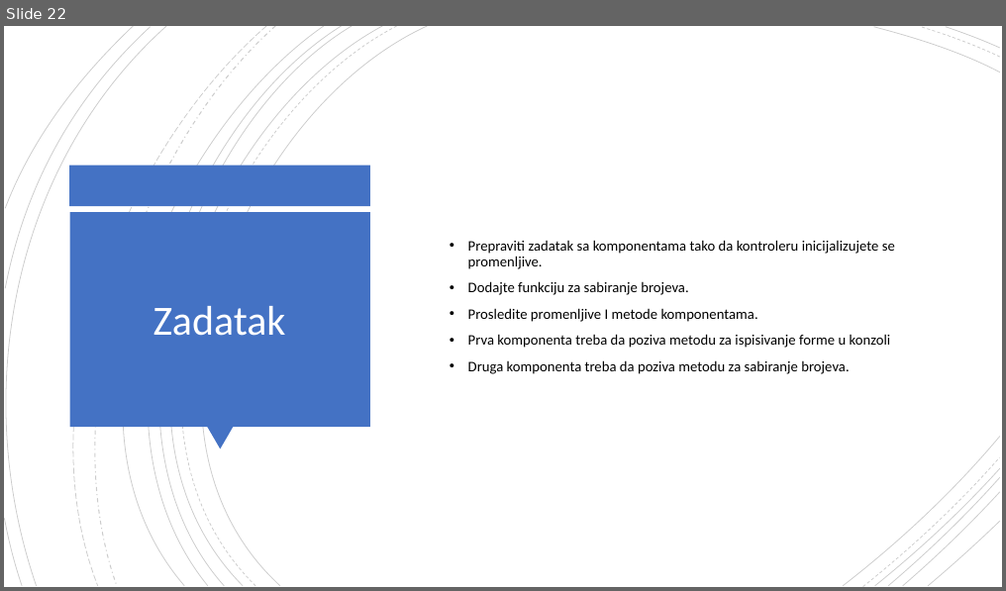
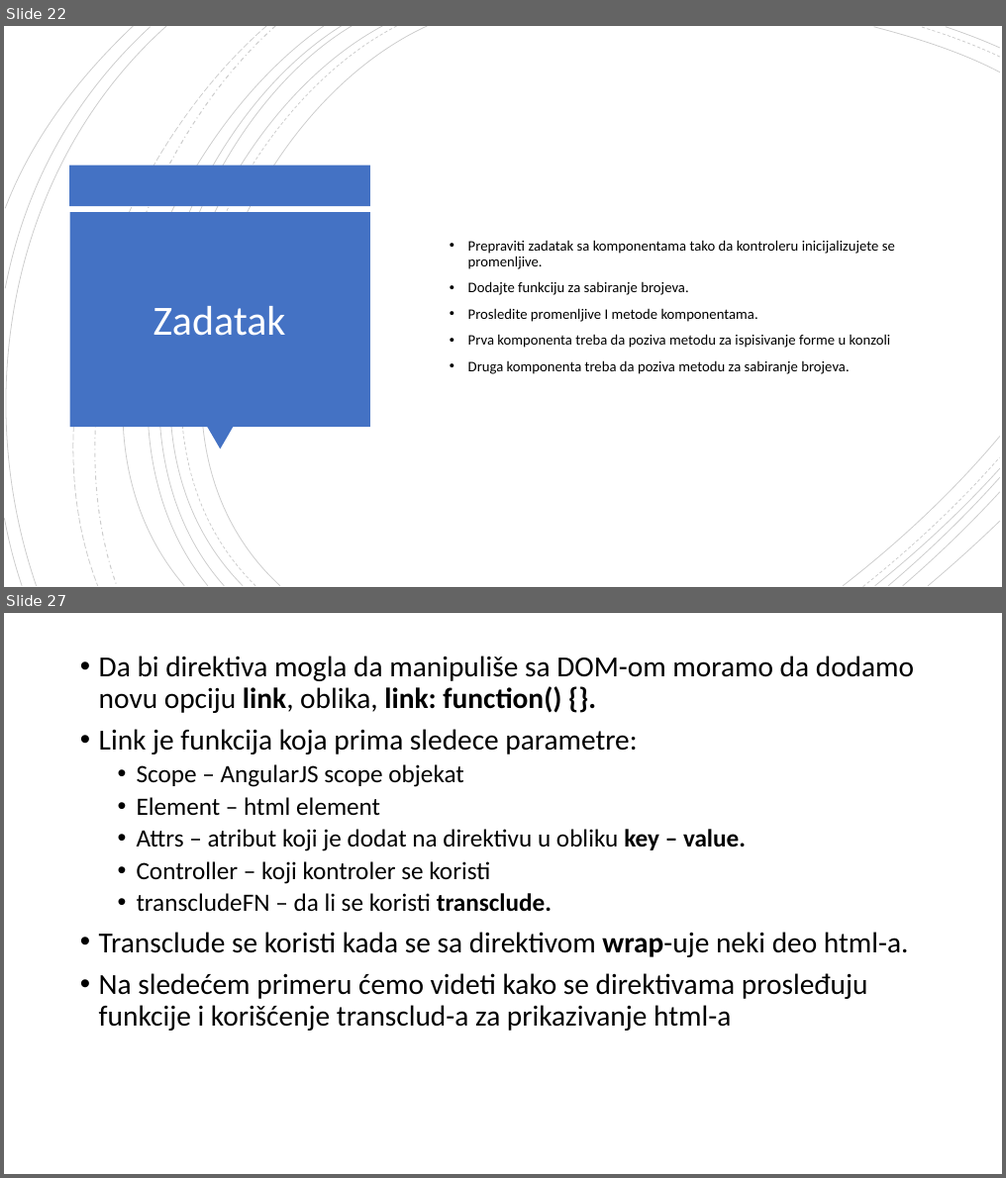
Before and after one commit to daniloMogin/kurs, a slide deck: AngularJS.pptx. Shown one above the other, each under a label of ours: slide 22 before the commit, slides 22 and 27 after it; the slides between them are not shown. The pictures are 1006x591 and 1006x1178 pixels, drawn with LibreOffice and Linux fonts; fonts in the diff are those of the drawing. Boxes give left, top, right and bottom in pixels: in the first picture for what was removed or moved away, otherwise in the second. Text is boxed around its words. In the diff, an @@ line names an element or a change of style, - is before the commit and + after.

```diff
--- a/AngularJS.pptx
+++ b/AngularJS.pptx
@@ slide 27 added at box(4, 613, 1002, 1174), background #FFFFFF @@
@@ text added at box(99, 656, 914, 1031), 28 pt, text #000000 @@
+• Da bi direktiva mogla da manipuliše sa DOM-om moramo da dodamo novu opciju link, oblika, link: function() {}.
+• Link je funkcija koja prima sledece parametre:
+  • Scope – AngularJS scope objekat
+  • Element – html element
+  • Attrs – atribut koji je dodat na direktivu u obliku key – value.
+  • Controller – koji kontroler se koristi
+  • transcludeFN – da li se koristi transclude.
+• Transclude se koristi kada se sa direktivom wrap-uje neki deo html-a.
+• Na sledećem primeru ćemo videti kako se direktivama prosleđuju funkcije i korišćenje transclud-a za prikazivanje html-a
```
Also in this commit, not shown: 1 slide changed, 6 other slides added, 38 other files.
